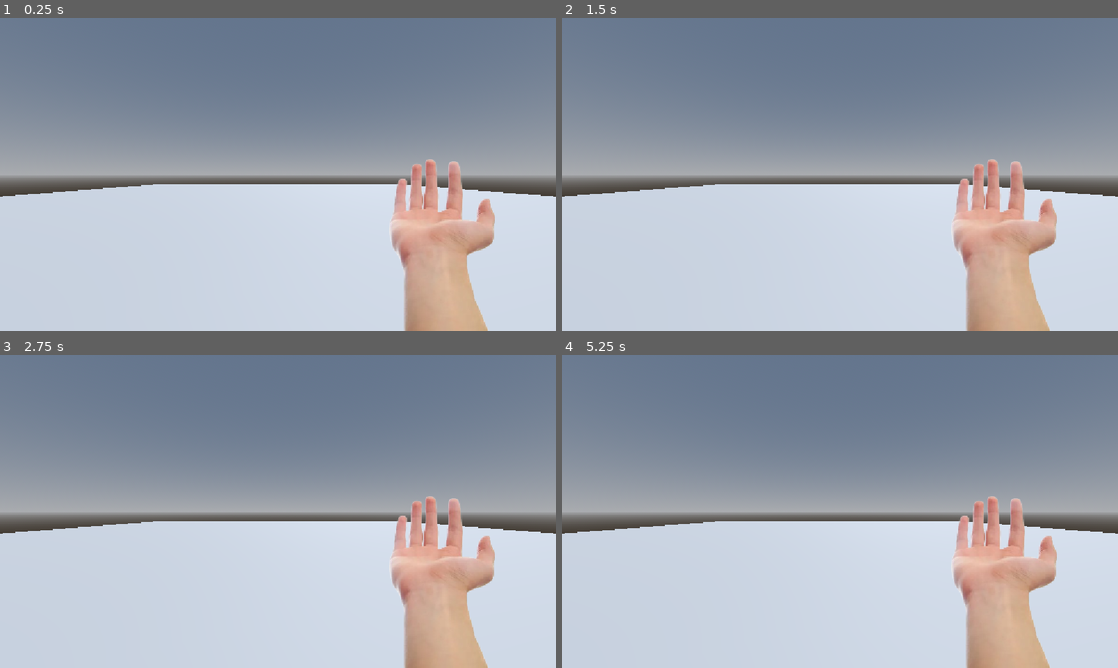
Above: before the commit, frames 1-4 (two rows, left to right).
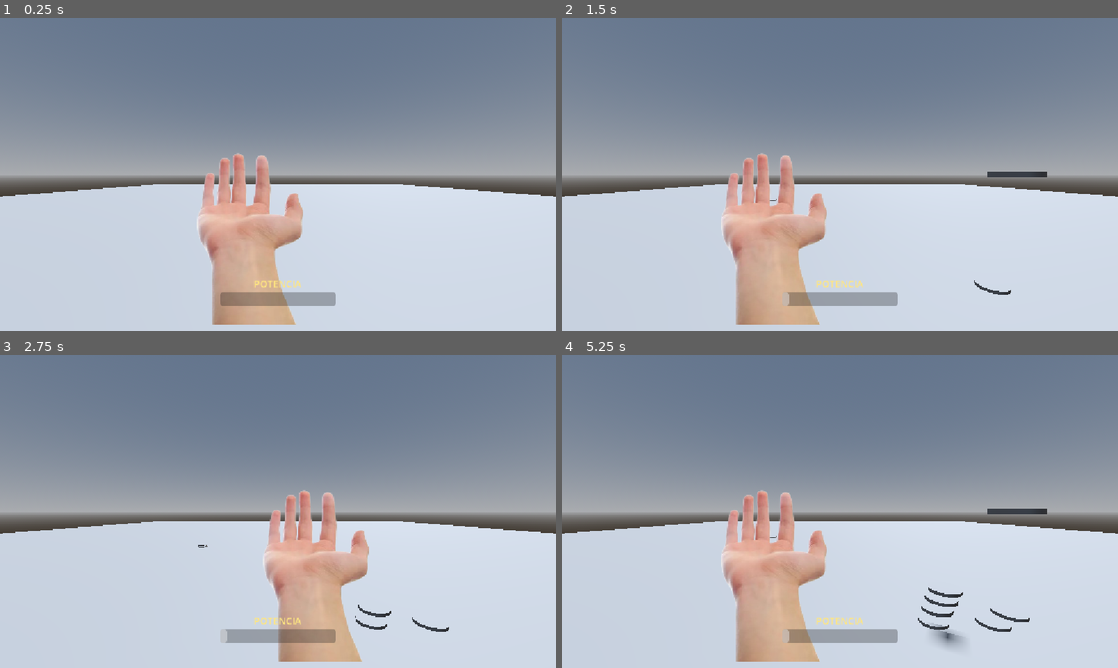
Above: after the commit, the same moments.

Repository: Soulhae/AJ_RanaGame
Game: Godot game, scene res://stages/main.tscn
Two runs of this game, one before a commit and one after it. Both use one fixed random seed, a clock stepped at 60 frames per second and the inputs below.
Inputs (mouse positions are in pixels of both pictures, inside the frame that each line leads up to):
- Up to frame 1 (0.25 s): no input
- Up to frame 2 (1.5 s): tap Enter at 0.5 s; move the mouse to (962, 158) at 0.52 s; tap Space at 0.6, 0.77, 1.07, 1.35 s; click (962, 158) at 0.67 s; move the mouse to (728, 190) at 1.27 s; click (728, 190) at 1.42 s
- Up to frame 3 (2.75 s): tap Space at 1.52, 1.82, 2.1 s; move the mouse to (333, 442) at 2.02 s; click (333, 442) at 2.17 s
- Up to frame 4 (5.25 s): move the mouse to (812, 574) at 2.77 s; tap Space at 2.85, 3.02, 3.32, 3.6, 3.77, 4.07, 4.35, 4.52, 4.82, 5.1 s; click (812, 574) at 2.92 s; move the mouse to (1006, 558) at 3.52 s; click (1006, 558) at 3.67 s; move the mouse to (673, 464) at 4.27 s; click (673, 464) at 4.42 s; move the mouse to (867, 511) at 5.02 s; click (867, 511) at 5.17 s

The runs differ from the first frame. In frame 1, 14% of the frame differs, in the area x 35-89%, y 43-100%; in frame 2, 15%; in frame 3, 14%; in frame 4, 15%, in the area x 28-89%, y 43-100%.

Commit message:
lógica de apuntado, potencia y lanzamiento del tejo

Diff:
--- a/entities/player/player_controller.gd
+++ b/entities/player/player_controller.gd
@@ -1,9 +1,83 @@
+class_name PlayerController
 extends Node3D
 
 @export var tejo_scene: PackedScene
 
-var throw_direction: Vector3 = Vector3.FORWARD
-var throw_power: float = 0.0
-var max_power: float = 25.0
+# Ajustes de apuntado
+@export var aim_speed: float = 1.2
+@export var aim_min_deg: float = -45.0
+@export var aim_max_deg: float = 45.0
+
+# Ajustes de potencia
+@export var max_power: float = 25.0
+@export var power_speed: float = 16.0
+@export var arc_factor: float = 0.3
+
+# Movimiento de la mano en pantalla
+@export var hand_min_x: float = -180.0
+@export var hand_max_x: float = 180.0
+@export var hand_half_width: float = 250.0
+
+signal tejo_lanzado(direction: Vector3, power: float)
+
+var aim_value: float = 0.0
+var aim_direction: int = 1
+var aim_angle: float = 0.0
+var power_value: float = 0.0
+var power_direction: int = 1
+var throws_remaining: int = -1  # -1 = sin límite
 
 @onready var throw_marker: Marker3D = %ThrowMarker
+@onready var hand: Control = %Hand
+@onready var power_bar: ProgressBar = %PowerBar
+
+
+func _ready() -> void:
+	power_bar.max_value = max_power
+	power_bar.value = 0.0
+
+
+func set_throws_remaining(n: int) -> void:
+	throws_remaining = n
+
+
+func has_throws() -> bool:
+	return throws_remaining < 0 or throws_remaining > 0
+
+
+func consume_throw() -> void:
+	if throws_remaining > 0:
+		throws_remaining -= 1
+
+
+func get_throw_direction() -> Vector3:
+	return Vector3.FORWARD.rotated(Vector3.UP, deg_to_rad(-aim_angle))
+
+
+func spawn_tejo() -> RigidBody3D:
+	var tejo: RigidBody3D = tejo_scene.instantiate()
+	get_parent().add_child(tejo)
+	tejo.global_position = throw_marker.global_position
+	var impulse := get_throw_direction() * power_value + Vector3.UP * power_value * arc_factor
+	tejo.apply_central_impulse(impulse)
+	return tejo
+
+
+func reset_throw() -> void:
+	aim_value = 0.0
+	aim_direction = 1
+	power_value = 0.0
+	power_direction = 1
+
+
+func update_hand() -> void:
+	aim_angle = lerpf(aim_min_deg, aim_max_deg, aim_value)
+	if hand:
+		var shift := lerpf(hand_min_x, hand_max_x, aim_value)
+		hand.offset_left = -hand_half_width + shift
+		hand.offset_right = hand_half_width + shift
+
+
+func update_power_bar() -> void:
+	if power_bar:
+		power_bar.value = power_value
--- a/entities/player/states/player_aiming.gd
+++ b/entities/player/states/player_aiming.gd
@@ -1,4 +1,33 @@
 class_name PlayerAiming
 extends State
 
-#es el primer state, transiciona a power al presionar alguna tecla q definamos
+@onready var controller: PlayerController = get_parent().get_parent()
+
+
+func enter() -> void:
+	controller.reset_throw()
+	controller.update_hand()
+
+
+func process(delta: float) -> void:
+	if not controller.has_throws():
+		transitioned.emit(self, "player_idle")
+		return
+
+	# La mira oscila de un lado al otro.
+	controller.aim_value += controller.aim_speed * delta * controller.aim_direction
+	if controller.aim_value >= 1.0:
+		controller.aim_value = 1.0
+		controller.aim_direction = -1
+	elif controller.aim_value <= 0.0:
+		controller.aim_value = 0.0
+		controller.aim_direction = 1
+
+	controller.update_hand()
+
+
+func _unhandled_input(event: InputEvent) -> void:
+	if event is InputEventMouseButton and event.pressed and event.button_index == MOUSE_BUTTON_LEFT:
+		transitioned.emit(self, "player_power")
+	elif event is InputEventKey and event.pressed and not event.echo and event.keycode == KEY_SPACE:
+		transitioned.emit(self, "player_power")
--- /dev/null
+++ b/entities/player/states/player_idle.gd
@@ -0,0 +1,8 @@
+class_name PlayerIdle
+extends State
+
+@onready var controller: PlayerController = get_parent().get_parent()
+
+
+func enter() -> void:
+	pass  # Sin lanzamientos restantes, no se hace nada.
--- a/entities/player/states/player_power.gd
+++ b/entities/player/states/player_power.gd
@@ -1,4 +1,31 @@
 class_name PlayerPower
 extends State
 
-#segundo state, transiciona a release al presionar alguna tecla q definamos
+@onready var controller: PlayerController = get_parent().get_parent()
+
+
+func enter() -> void:
+	# Siempre arranca desde el mínimo.
+	controller.power_value = 0.0
+	controller.power_direction = 1
+	controller.update_power_bar()
+
+
+func process(delta: float) -> void:
+	# La barra sube y baja entre 0 y el máximo.
+	controller.power_value += controller.power_speed * delta * controller.power_direction
+	if controller.power_value >= controller.max_power:
+		controller.power_value = controller.max_power
+		controller.power_direction = -1
+	elif controller.power_value <= 0.0:
+		controller.power_value = 0.0
+		controller.power_direction = 1
+
+	controller.update_power_bar()
+
+
+func _unhandled_input(event: InputEvent) -> void:
+	if event is InputEventMouseButton and event.pressed and event.button_index == MOUSE_BUTTON_LEFT:
+		transitioned.emit(self, "player_release")
+	elif event is InputEventKey and event.pressed and not event.echo and event.keycode == KEY_SPACE:
+		transitioned.emit(self, "player_release")
--- a/entities/player/states/player_release.gd
+++ b/entities/player/states/player_release.gd
@@ -1,4 +1,18 @@
 class_name PlayerRelease
 extends State
 
-#state final, al entrar a este state debería aplicarse la fuerza al tejo
+@onready var controller: PlayerController = get_parent().get_parent()
+
+
+func enter() -> void:
+	controller.consume_throw()
+	var direction: Vector3 = controller.get_throw_direction()
+	var power: float = controller.power_value
+	controller.spawn_tejo()
+	controller.tejo_lanzado.emit(direction, power)
+
+	# Si quedan tejos, se puede volver a apuntar enseguida.
+	if controller.has_throws():
+		transitioned.emit(self, "player_aiming")
+	else:
+		transitioned.emit(self, "player_idle")
--- a/stages/main.tscn
+++ b/stages/main.tscn
@@ -7,6 +7,7 @@
 [ext_resource type="Script" uid="uid://dowh8830krd8q" path="res://entities/player/states/player_aiming.gd" id="5_byaf2"]
 [ext_resource type="Script" uid="uid://ccecbbol6qryk" path="res://entities/player/states/player_power.gd" id="6_xbtqd"]
 [ext_resource type="Script" uid="uid://hhiboojylaad" path="res://entities/player/states/player_release.gd" id="7_85ei1"]
+[ext_resource type="Script" path="res://entities/player/states/player_idle.gd" id="8_pidle"]
 
 [sub_resource type="ProceduralSkyMaterial" id="ProceduralSkyMaterial_esmli"]
 sky_horizon_color = Color(0.66224277, 0.6717428, 0.6867428, 1)
@@ -45,32 +46,80 @@
 
 [node name="CanvasLayer" type="CanvasLayer" parent="PlayerController" unique_id=1446135308]
 
-[node name="TextureRect" type="TextureRect" parent="PlayerController/CanvasLayer" unique_id=2044704206]
-anchors_preset = 3
-anchor_left = 1.0
+[node name="Hand" type="Control" parent="PlayerController/CanvasLayer" unique_id=900000001]
+unique_name_in_owner = true
+anchor_left = 0.5
 anchor_top = 1.0
+anchor_right = 0.5
+anchor_bottom = 1.0
+offset_left = -250.0
+offset_top = -512.0
+offset_right = 250.0
+offset_bottom = -12.0
+grow_horizontal = 2
+grow_vertical = 0
+mouse_filter = 2
+
+[node name="Sprite" type="TextureRect" parent="PlayerController/CanvasLayer/Hand" unique_id=900000002]
 anchor_right = 1.0
 anchor_bottom = 1.0
-offset_left = -500.0
-offset_top = -500.0
-grow_horizontal = 0
-grow_vertical = 0
+grow_horizontal = 2
+grow_vertical = 2
+mouse_filter = 2
 texture = ExtResource("1_72s8x")
 flip_h = true
 
+[node name="PowerLabel" type="Label" parent="PlayerController/CanvasLayer" unique_id=900000003]
+anchor_left = 0.5
+anchor_top = 1.0
+anchor_right = 0.5
+anchor_bottom = 1.0
+offset_left = -120.0
+offset_top = -110.0
+offset_right = 120.0
+offset_bottom = -84.0
+grow_horizontal = 2
+grow_vertical = 0
+mouse_filter = 2
+theme_override_colors/font_color = Color(1, 0.9, 0.5, 1)
+theme_override_font_sizes/font_size = 20
+text = "POTENCIA"
+horizontal_alignment = 1
+vertical_alignment = 1
+
+[node name="PowerBar" type="ProgressBar" parent="PlayerController/CanvasLayer" unique_id=900000004]
+unique_name_in_owner = true
+anchor_left = 0.5
+anchor_top = 1.0
+anchor_right = 0.5
+anchor_bottom = 1.0
+offset_left = -120.0
+offset_top = -80.0
+offset_right = 120.0
+offset_bottom = -52.0
+grow_horizontal = 2
+grow_vertical = 0
+mouse_filter = 2
+max_value = 25.0
+show_percentage = false
+
 [node name="StateMachine" type="Node" parent="PlayerController" unique_id=212080358 node_paths=PackedStringArray("initial_state")]
 script = ExtResource("4_5sjox")
-initial_state = NodePath("PlayerAiming")
+initial_state = NodePath("Player_Aiming")
 metadata/_custom_type_script = "uid://wh67xl5r3akx"
 
-[node name="PlayerAiming" type="Node" parent="PlayerController/StateMachine" unique_id=1039930935]
+[node name="Player_Aiming" type="Node" parent="PlayerController/StateMachine" unique_id=1039930935]
 script = ExtResource("5_byaf2")
 metadata/_custom_type_script = "uid://dowh8830krd8q"
 
-[node name="PlayerPower" type="Node" parent="PlayerController/StateMachine" unique_id=1346588458]
+[node name="Player_Power" type="Node" parent="PlayerController/StateMachine" unique_id=1346588458]
 script = ExtResource("6_xbtqd")
 metadata/_custom_type_script = "uid://ccecbbol6qryk"
 
-[node name="PlayerRelease" type="Node" parent="PlayerController/StateMachine" unique_id=1156567945]
+[node name="Player_Release" type="Node" parent="PlayerController/StateMachine" unique_id=1156567945]
 script = ExtResource("7_85ei1")
 metadata/_custom_type_script = "uid://hhiboojylaad"
+
+[node name="Player_Idle" type="Node" parent="PlayerController/StateMachine" unique_id=1156567946]
+script = ExtResource("8_pidle")
+metadata/_custom_type_script = "uid://ds1xjyoygfmbd"
--- a/utilities/state_machine/state.gd
+++ b/utilities/state_machine/state.gd
@@ -1,21 +1,25 @@
 extends Node
 class_name State
 
-# Sent when this state wants to switch to another state.
+# Se emite cuando este estado quiere cambiar a otro.
 signal transitioned(state: State, new_state_name: String)
 
-# Called when entering this state.
+# Al entrar al estado.
 func enter():
 	pass
 
-# Called when leaving this state.
+# Al salir del estado.
 func exit():
 	pass
 
-# Regular frame update.
+# Actualización por frame.
 func process(_delta: float):
 	pass
 
-# Physics update.
+# Actualización de física.
 func physics_process(_delta: float):
 	pass
+
+# Input no manejado, lo reenvía la máquina de estados.
+func _unhandled_input(_event: InputEvent):
+	pass
--- a/utilities/state_machine/state_machine.gd
+++ b/utilities/state_machine/state_machine.gd
@@ -1,41 +1,47 @@
 extends Node
 class_name StateMachine
 
-# State used when the machine starts.
+# Estado con el que arranca la máquina.
 @export var initial_state: State = null
 
-# Currently active state.
+# Estado activo.
 var current_state: State = null
 
-# Stores all states under this node.
+# Guarda todos los estados hijos por nombre.
 var states: Dictionary = {}
 
 func _ready() -> void:
-	# Find and register all child states.
+	# Registra todos los estados hijos.
 	for child in get_children():
 		if child is State:
 			states[child.name.to_lower()] = child
 			child.transitioned.connect(on_child_transitioned)
+			# Solo la máquina reenvía el input; los hijos no lo reciben del motor.
+			child.set_process_unhandled_input(false)
 
-	# Start with the initial state.
+	# Arranca en el estado inicial.
 	if initial_state:
 		current_state = initial_state
-		initial_state.enter()
+		initial_state.enter.call_deferred()
 
 
-# Update the current state.
 func _process(delta: float) -> void:
 	if current_state:
 		current_state.process(delta)
 
 
-# Physics update for the current state.
 func _physics_process(delta: float) -> void:
 	if current_state:
 		current_state.physics_process(delta)
 
 
-# Handles state changes.
+# Reenvía el input al estado actual.
+func _unhandled_input(event: InputEvent) -> void:
+	if current_state:
+		current_state._unhandled_input(event)
+
+
+# Cambia de estado.
 func on_child_transitioned(state, new_state_name):
 
 	if state != current_state:
@@ -43,11 +49,11 @@
 
 	var new_state = states[new_state_name.to_lower()]
 
+	# Sal del estado anterior.
+	var old_state = current_state
+	if old_state:
+		old_state.exit()
 
-	# Exit the old state.
-	if current_state:
-		current_state.exit()
-
-	# Enter the new state.
+	# Entra al nuevo.
+	current_state = new_state
 	new_state.enter()
-	current_state = new_state
Not shown, added: entities/player/states/player_idle.gd.uid
Not shown, added: PLAN_JAM.md
